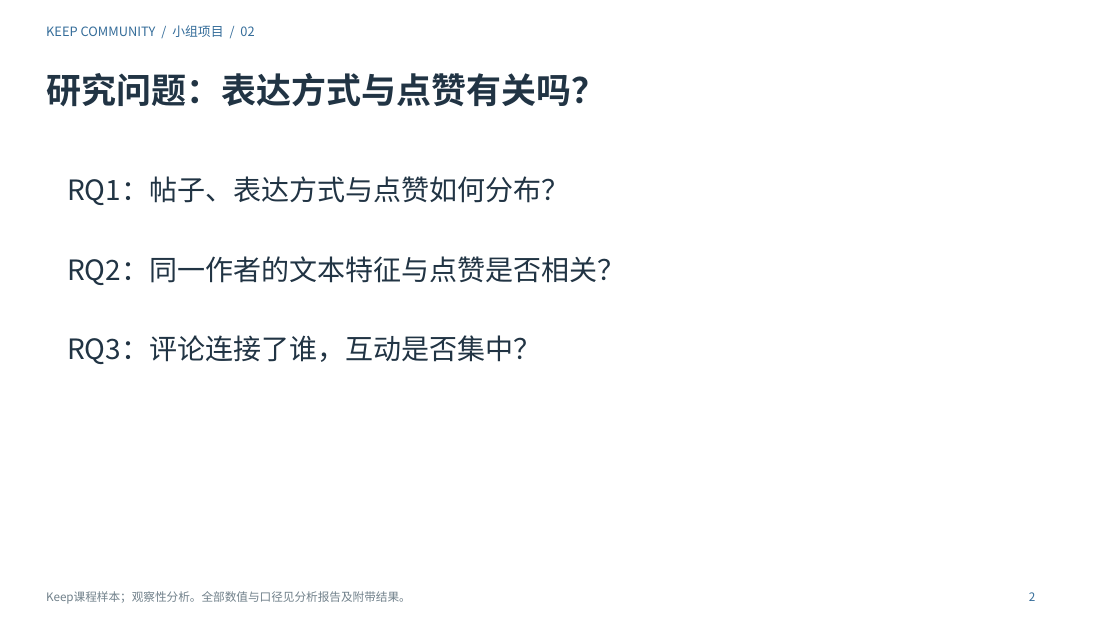
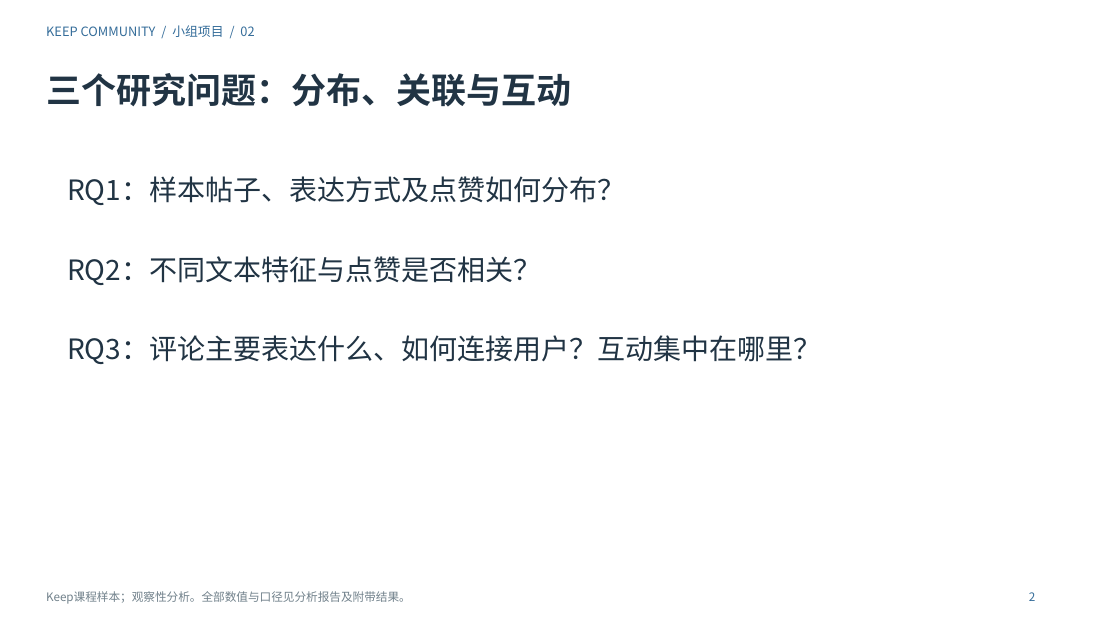
Before and after one commit to Charlie-ChenLin/keep-community-analysis, a slide deck: slide 2 of 演示文稿.pptx. Drawn at 1120x630 pixels with LibreOffice and Linux fonts; fonts in the diff are those of the drawing. Boxes give left, top, right and bottom in pixels: in the first picture for what was removed or moved away, otherwise in the second. Text is boxed around its words. In the diff, an @@ line names an element or a change of style, - is before the commit and + after.

```diff
--- a/演示文稿.pptx
+++ b/演示文稿.pptx
@@ text at (46, 73, 571, 106): text changed @@
-研究问题：表达方式与点赞有关吗？
+三个研究问题：分布、关联与互动
@@ text at (67, 176, 821, 364): text changed @@
-RQ1：帖子、表达方式与点赞如何分布？
-RQ2：同一作者的文本特征与点赞是否相关？
-RQ3：评论连接了谁，互动是否集中？
+RQ1：样本帖子、表达方式及点赞如何分布？
+RQ2：不同文本特征与点赞是否相关？
+RQ3：评论主要表达什么、如何连接用户？互动集中在哪里？
```
Also in this commit, not shown: 15 other slides changed, 3 slides added, 56 other files.
